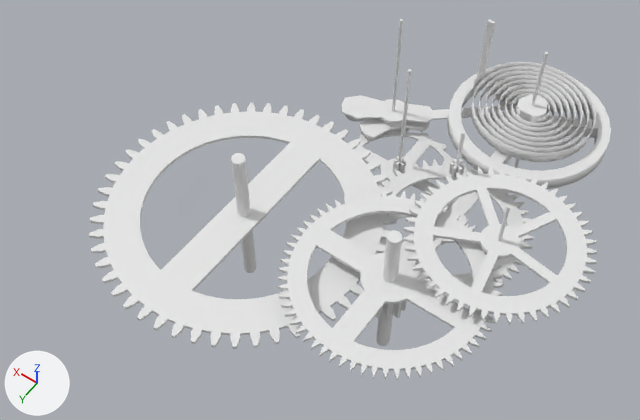
An edit to the Blender file assets/models/clock.blend, drawn before and after from the same camera.
The view is the same before and after, from a 50 mm lens placed at (-8.69, 16.5, 22.25), pointed at (0.6, 3.5, 1.81). The lights are fixed; the arrows at lower left show +X, +Y and +Z.

In view in the first picture: 'anchor', 'escape_wheel', 'gear.000', 'gear.001', 'gear.002', 'gear.003', 'pendulum', 'pendulum_spring', 'pin.005', 'pin.006'.
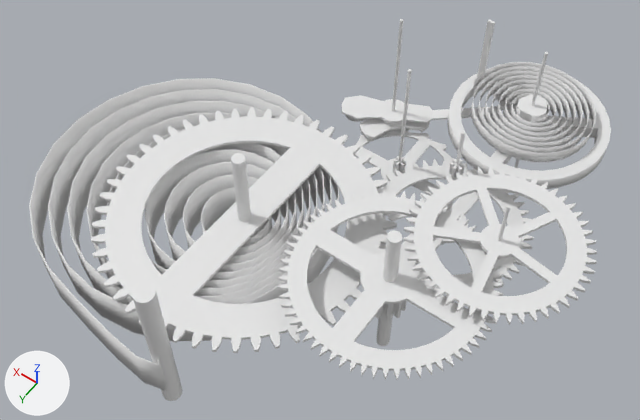
Commit message: Big spring

Boxes (x1, y1, x2, y2) around the edits, measured in the pictures (640 x 420 px):
'movement_spring', added
    after: (29, 78, 340, 391)
'gear.003', moved
    before: (89, 103, 397, 349)
    after: (91, 108, 397, 353)
'pin.007', added
    after: (132, 283, 182, 401)

Diff of the bpy script that builds the scene:
```diff
--- a/assets/models/clock.blend.py
+++ b/assets/models/clock.blend.py
@@ me_movement_spring @@
+me_movement_spring.from_pydata(...)  # 1076 vertices, 1072 faces; spans x -2.27..6.66, y -4.53..4.98, z -0.71..0.71
+me_movement_spring.polygons.foreach_set('use_smooth', [True] * 1072)
@@ me_pin_007 @@
+me_pin_007.from_pydata(...)  # a 12-sided cylinder along z spanning x -5.26..5.26, y -5.26..5.26, z -1.0..1.0
+for i in [*range(0, 10), 11, 12]: me_pin_007.polygons[i].use_smooth = True
@@ ob_gear_003 @@
 ob_gear_003 = bpy.data.objects.new('gear.003', me_gear_003)
-ob_gear_003.location = (1.85, 5.38, 2.72)
+ob_gear_003.location = (1.85, 5.38, 2.49)
 ob_gear_003.rotation_euler = (0.0, 0.0, -0.0105)  # degrees (0, 0, -0.6)
@@ ob_movement_spring @@
+ob_movement_spring = bpy.data.objects.new('movement_spring', me_movement_spring)
+ob_movement_spring.location = (1.85, 5.38, 1.64)
@@ ob_pin_007 @@
+ob_pin_007 = bpy.data.objects.new('pin.007', me_pin_007)
+ob_pin_007.location = (1.04, 9.84, 2.5)
+ob_pin_007.scale = (0.0522, 0.0522, 2.5)
```
